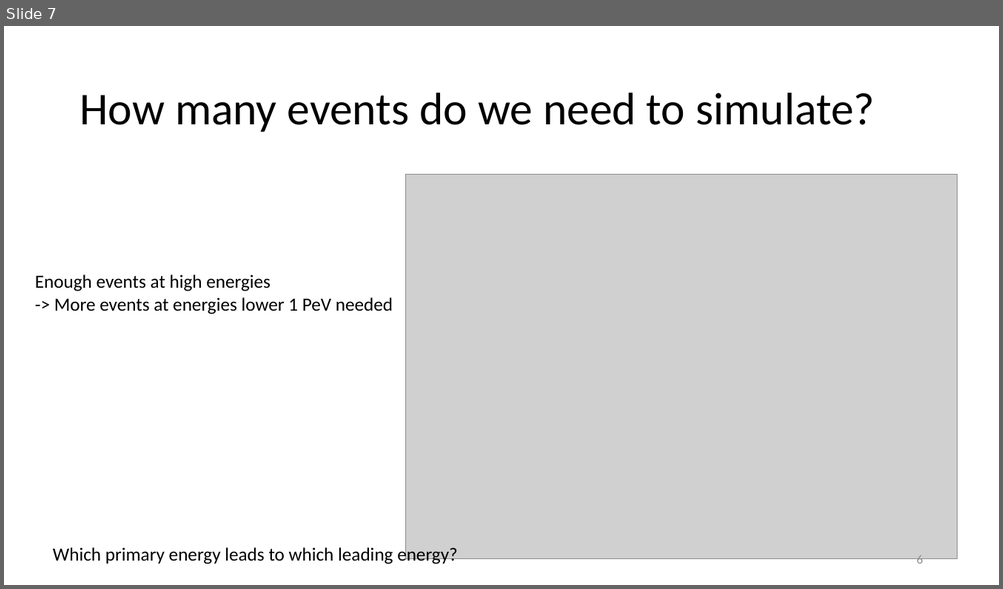
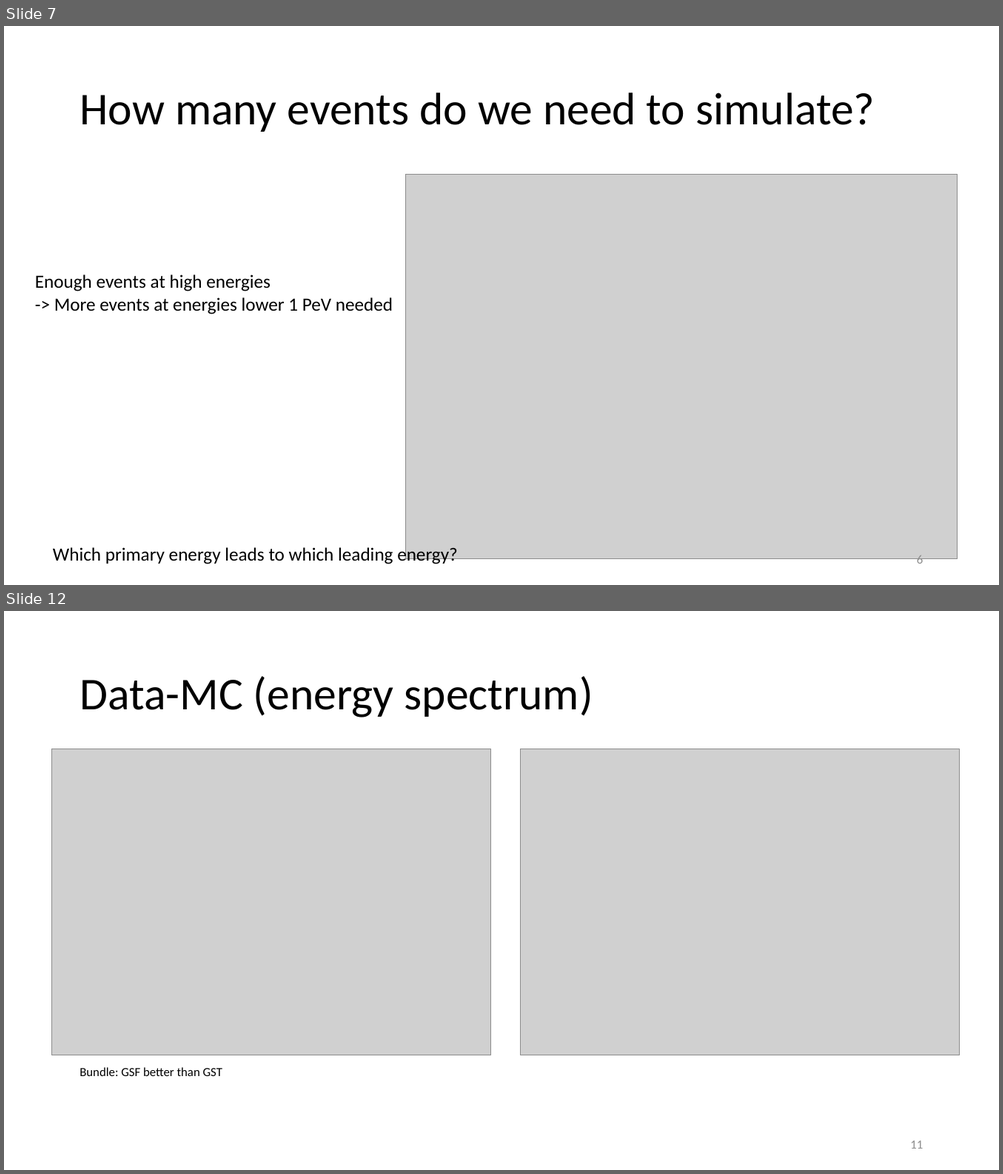
Before and after one commit to pascalgutjahr/presentations, a slide deck: cr_group/prompt_20230831.pptx. Shown one above the other, each under a label of ours: slide 7 before the commit, slides 7 and 12 after it; the slides between them are not shown. The pictures are 1003x589 and 1003x1174 pixels, drawn with LibreOffice and Linux fonts; fonts in the diff are those of the drawing; grey boxes stand for pictures. Boxes give left, top, right and bottom in pixels: in the first picture for what was removed or moved away, otherwise in the second. Text is boxed around its words. In the diff, an @@ line names an element or a change of style, - is before the commit and + after.

Commit message:
add data mc

```diff
--- a/cr_group/prompt_20230831.pptx
+++ b/cr_group/prompt_20230831.pptx
@@ slide 12 added at (x1=4, y1=611, x2=999, y2=1170), background #FFFFFF @@
@@ title added at (x1=79, y1=676, x2=593, y2=718), 44 pt, text #000000 @@
+Data-MC (energy spectrum)
@@ picture added at (x1=52, y1=749, x2=491, y2=1056) @@
@@ picture added at (x1=521, y1=749, x2=960, y2=1056) @@
@@ text added at (x1=79, y1=1068, x2=222, y2=1076), 12 pt, text #000000 @@
+Bundle: GSF better than GST
@@ page number added at (x1=910, y1=1141, x2=922, y2=1149), 12 pt, text #8C8C8C @@
+11
```
Also in this commit, not shown: 3 slides changed, 3 other slides added.
